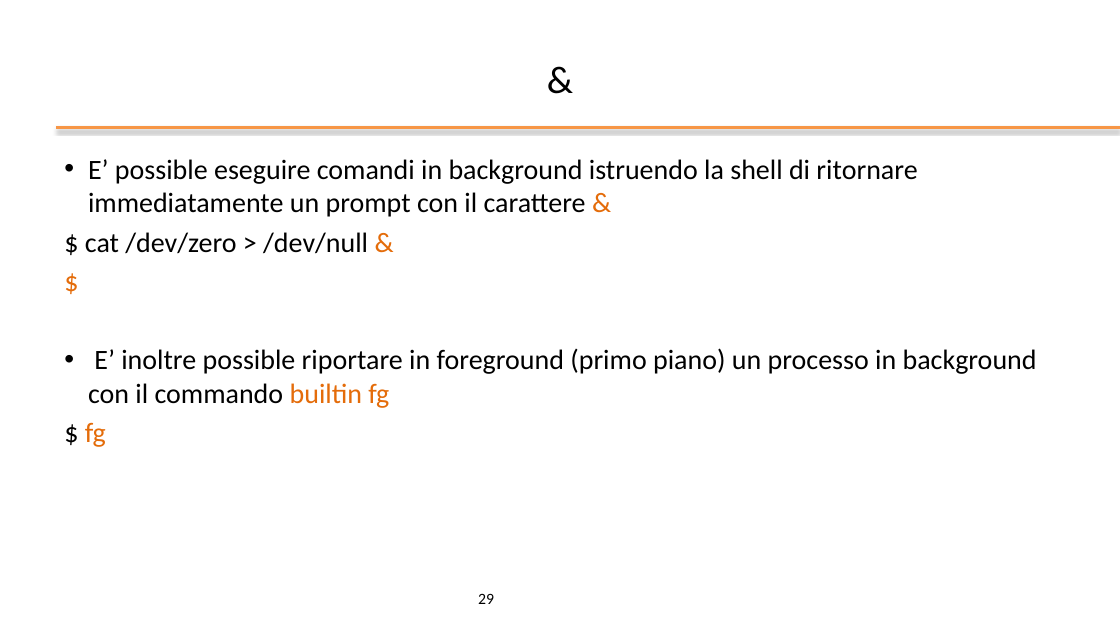
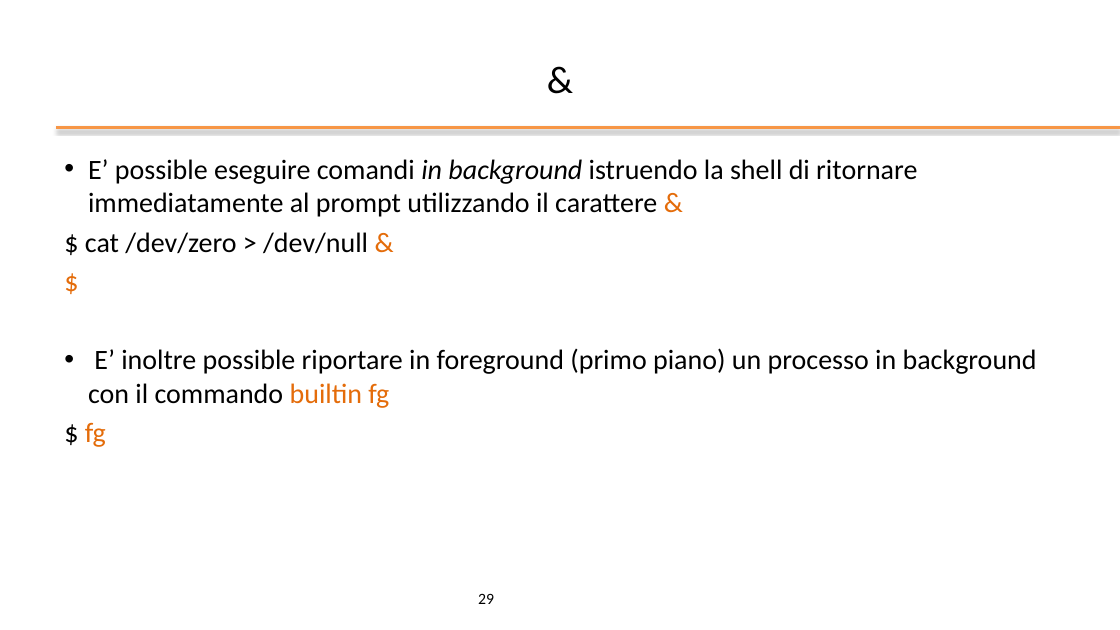
Before and after one commit to gabricatta7/operatingsystemsbsc, a slide deck: slide 29 of bash/slides/ppt/02 - Bash Shell.pptx. Drawn at 1120x630 pixels with LibreOffice and Linux fonts; fonts in the diff are those of the drawing; background and template pictures are left out. Boxes give left, top, right and bottom in pixels: in the first picture for what was removed or moved away, otherwise in the second. Text is boxed around its words. In the diff, an @@ line names an element or a change of style, - is before the commit and + after.

```diff
--- a/bash/slides/ppt/02 - Bash Shell.pptx
+++ b/bash/slides/ppt/02 - Bash Shell.pptx
@@ text at [88,159,917,217]: text changed @@
-• E’ possible eseguire comandi in background istruendo la shell di ritornare immediatamente un prompt con il carattere &
+• E’ possible eseguire comandi in background istruendo la shell di ritornare immediatamente al prompt utilizzando il carattere &
```
Also in this commit, not shown: 9 other slides changed, 2 other files.
